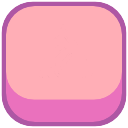
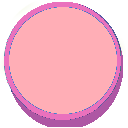
Layers edited between the first and the second (128, 128) image:
added layer "Pasted Layer #2" above "Pink Piece 2.png" over [0, 1, 127, 127]
hid "Pink Piece 2.png", painted on it over [1, 1, 127, 127]
